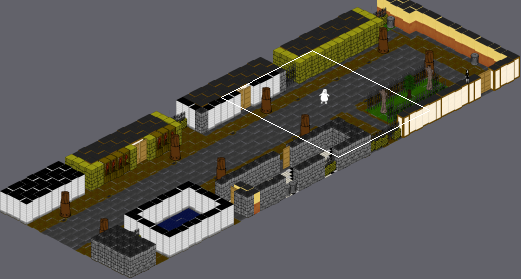
Two versions of a level (Tiled map, data/streets01.tmx). Above: a wide view before the commit, with the close-up outlined.
Close-up. First the earlier version:
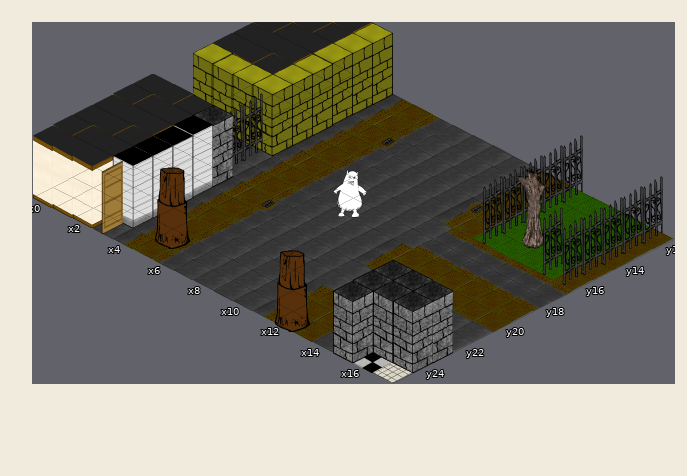
Cells are 250x129 px. Isometric: x runs down to the right, y down to the left. Shown: x 0..17, y 12..25. The commit also changed other parts of the map, which this record leaves out. Tiles whose own drawing changed are shown in their newer look in all pictures.
Once edited:
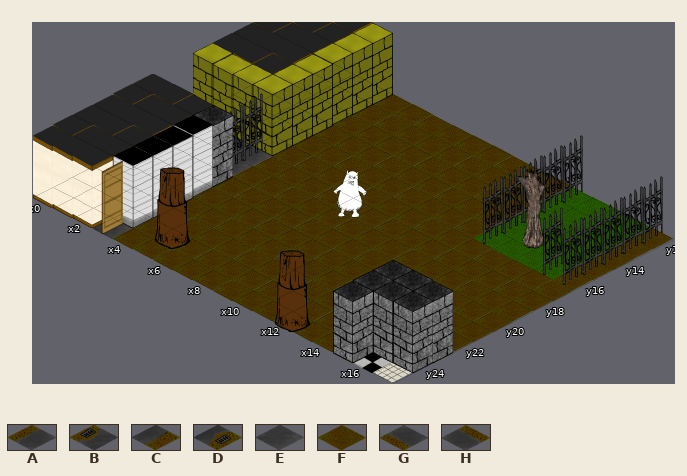
Key: from "tiles250x129": A 3, B 4, C 5, D 6, E 7, F 8, G 9, H 10.
_ is an empty cell, . an unchanged one.
Diff:
--- layer "background_layer"
@@ x 4..17 @@
-12 C.AEEEEC......
-13 C.AEEEEC......
-14 C.BEEEEC......
-15 C.AEEEED......
-16 C.AEEEEC......
-17 C.AEEEEEHHHHHH
-18 C.AEEEEEGGGGGG
-19 C.AEEEEC......
-20 C.BEEEEC......
-21 C.AEEEEEE...EE
-22 C.AEEEEEE....E
-23 C.AEEEEC......
-24 C.AEEEEC......
-25 C.AEEEEC..E...
+12 F.FFFFFF......
+13 F.FFFFFF......
+14 F.FFFFFF......
+15 F.FFFFFF......
+16 F.FFFFFF......
+17 F.FFFFFFFFFFFF
+18 F.FFFFFFFFFFFF
+19 F.FFFFFF......
+20 F.FFFFFF......
+21 F.FFFFFFF...FF
+22 F.FFFFFFF....F
+23 F.FFFFFF......
+24 F.FFFFFF......
+25 F.FFFFFF..F...
Where, in picture pixels (left, top, right, bottom), the same in both close-ups:
changed: (113, 94, 573, 352)
